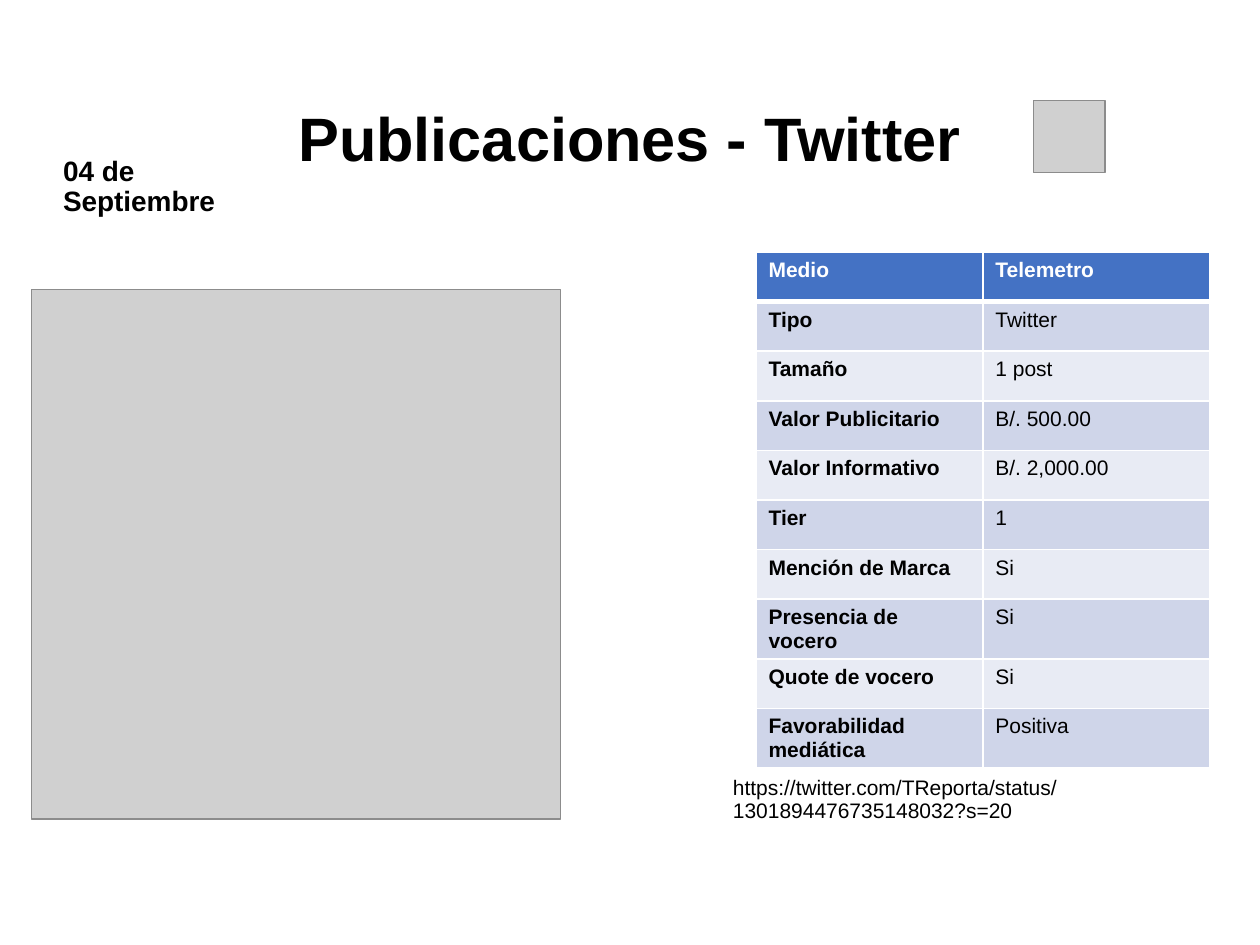
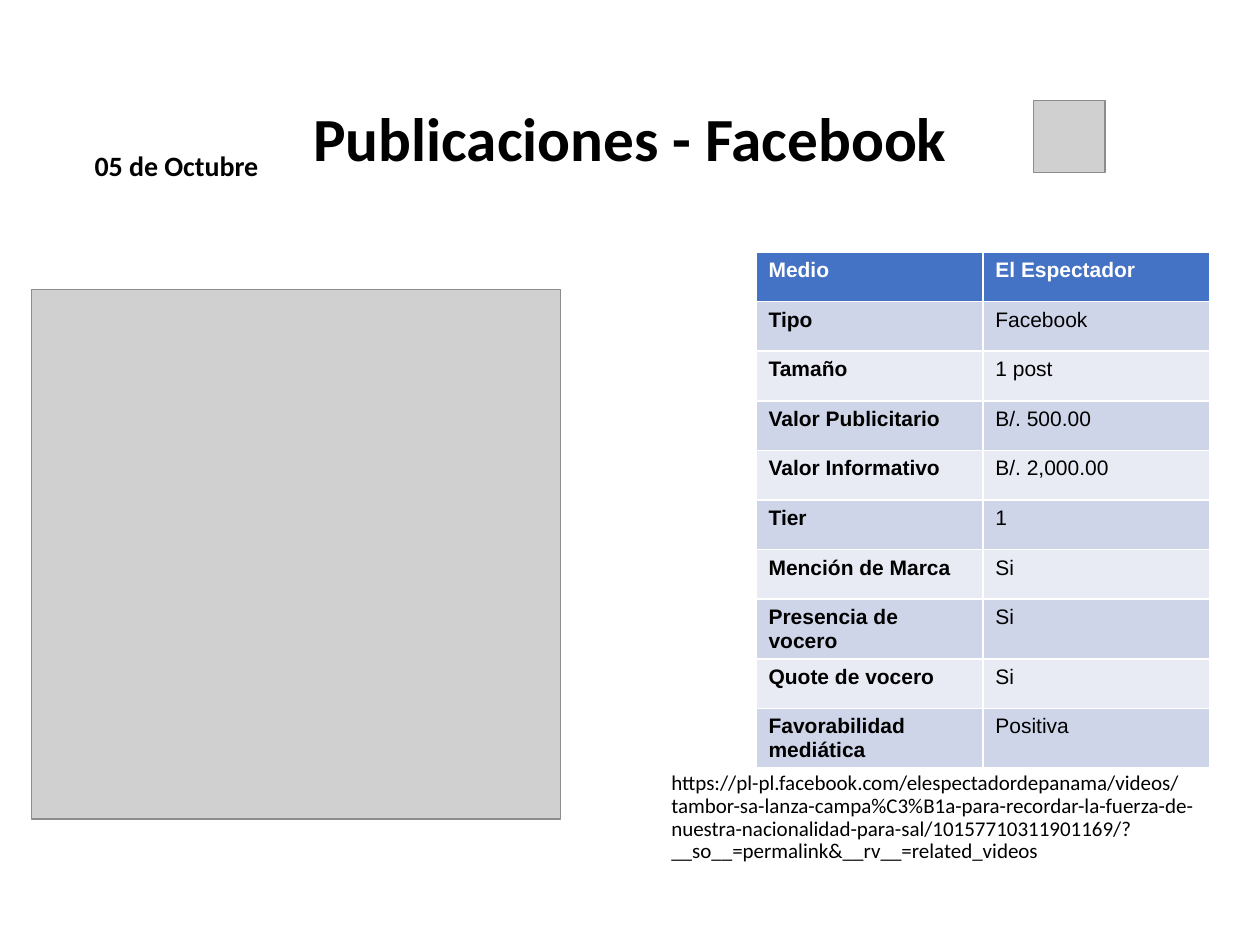
Before and after one commit to dgarci23/Report-Generator, a slide deck: slide 9 of Presentacion Terminada.pptx (slide 25 before the commit). Drawn at 1260x945 pixels with LibreOffice and Linux fonts; fonts in the diff are those of the drawing; grey boxes stand for pictures; background and template pictures are left out. Boxes give left, top, right and bottom in pixels: in the first picture for what was removed or moved away, otherwise in the second. Text is boxed around its words. In the diff, an @@ line names an element or a change of style, - is before the commit and + after.

```diff
--- a/Presentacion Terminada.pptx
+++ b/Presentacion Terminada.pptx
@@ title at [313,118,946,162]: text changed; font Arial to Calibri @@
-Publicaciones - Twitter
+Publicaciones - Facebook
@@ text "05 de Octubre" at [94,156,258,177]: vertical alignment top to bottom @@
@@ text at [94,156,258,177]: text changed; font Arial to Calibri @@
-04 de Septiembre
+05 de Octubre
@@ table at [756,252,1210,762] @@
-row 1, column 2: Telemetro
+row 1, column 2: El Espectador
-row 2, column 2: Twitter
+row 2, column 2: Facebook
@@ text at [671,775,1193,862]: text changed; font Arial to Calibri @@
-https://twitter.com/TReporta/status/1301894476735148032?s=20
+https://pl-pl.facebook.com/elespectadordepanama/videos/tambor-sa-lanza-campa%C3%B1a-para-recordar-la-fuerza-de-nuestra-nacionalidad-para-sal/10157710311901169/?__so__=permalink&__rv__=related_videos
```
Also in this commit, not shown: 8 other slides changed, 19 slides removed, 20 other files.
